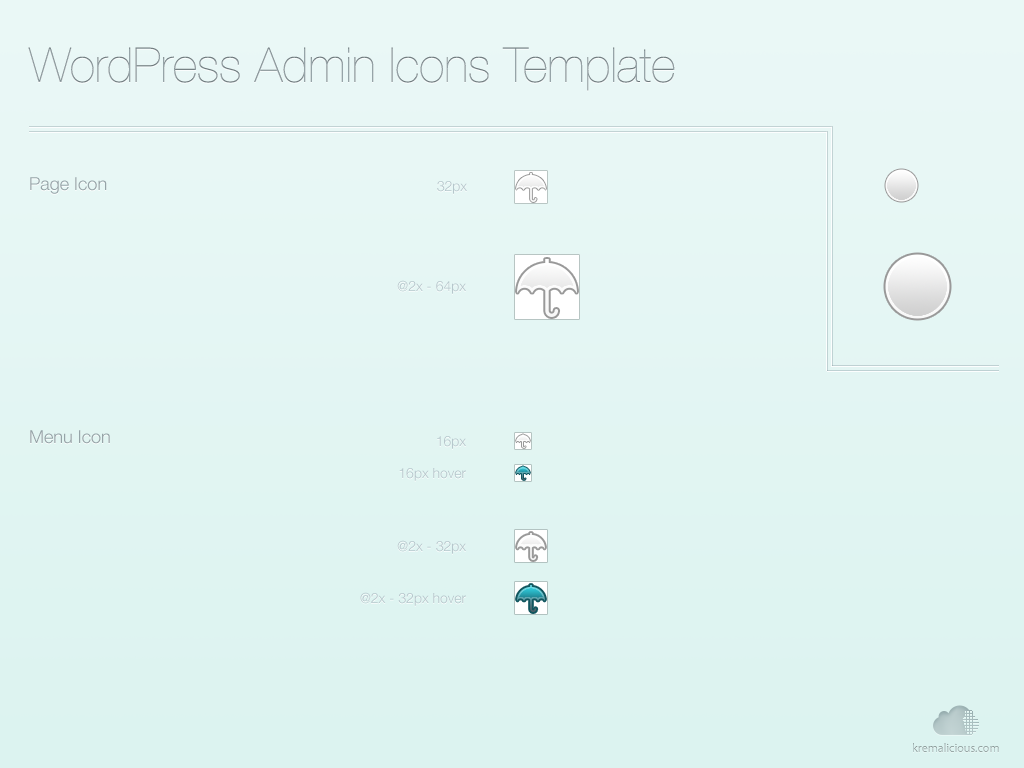
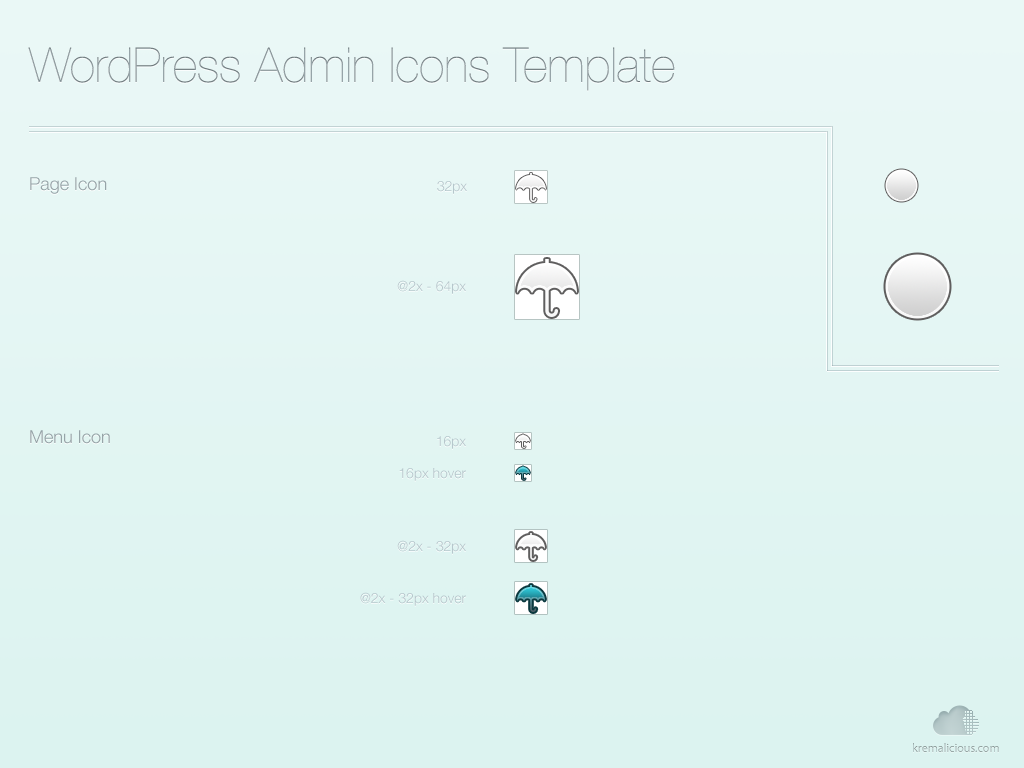
Before/after of a 1024x768 layered artwork. What changed in the layer stack:
pixels changed over [515, 168, 952, 614] (layer not identified)
